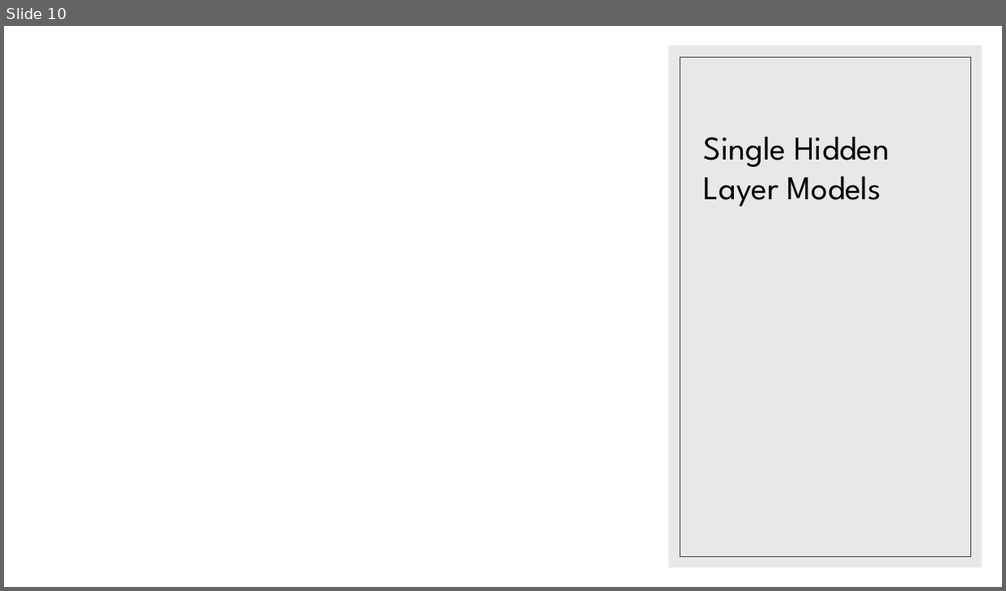
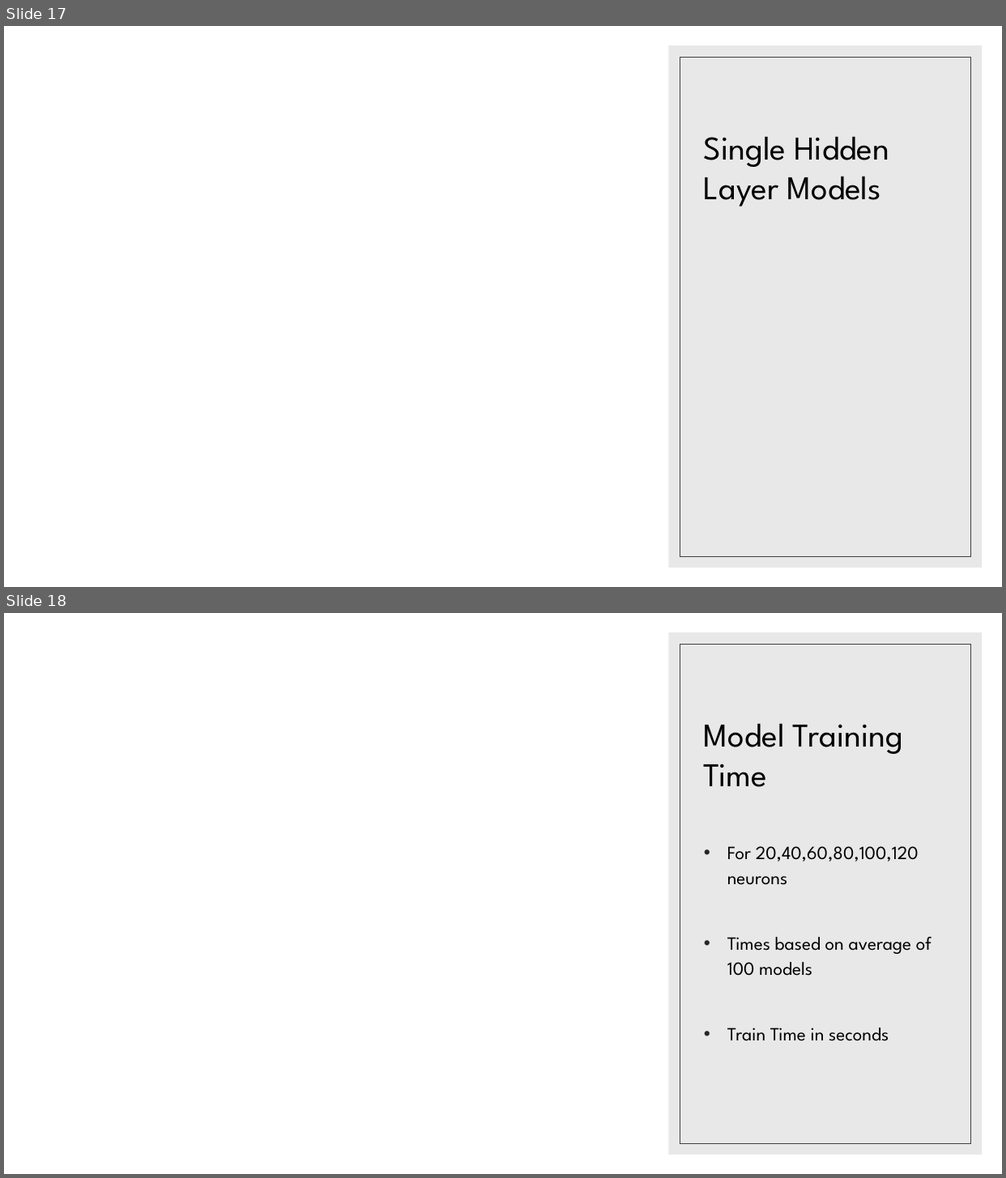
Before and after one commit to landonbuell/Convolutional-Neural-Networks, a slide deck: Presentations/14_04_2020/Modeling Attack Functions.pptx. Shown one above the other, each under a label of ours: slide 10 before the commit, slides 17 and 18 after it. The pictures are 1006x591 and 1006x1178 pixels, drawn with LibreOffice and Linux fonts; fonts in the diff are those of the drawing; grey boxes stand for pictures. Boxes give left, top, right and bottom in pixels: in the first picture for what was removed or moved away, otherwise in the second. Text is boxed around its words. In the diff, an @@ line names an element or a change of style, - is before the commit and + after.

```diff
--- a/Presentations/14_04_2020/Modeling Attack Functions.pptx
+++ b/Presentations/14_04_2020/Modeling Attack Functions.pptx
@@ slide 18 added at [4,613,1002,1174], background #FFFFFF; not listed: 2 template elements that a slide beside it also shows @@
@@ title added at [704,723,903,787], 32 pt, text #000000 @@
+Model Training Time
@@ text added at [727,846,931,1041], 18 pt, text #000000 @@
+• For 20,40,60,80,100,120 neurons
+• Times based on average of 100 models
+• Train Time in seconds
@@ what was slide 10 is now slide 17 @@
```
Also in this commit, not shown: 12 other slides added, 2 other files.
